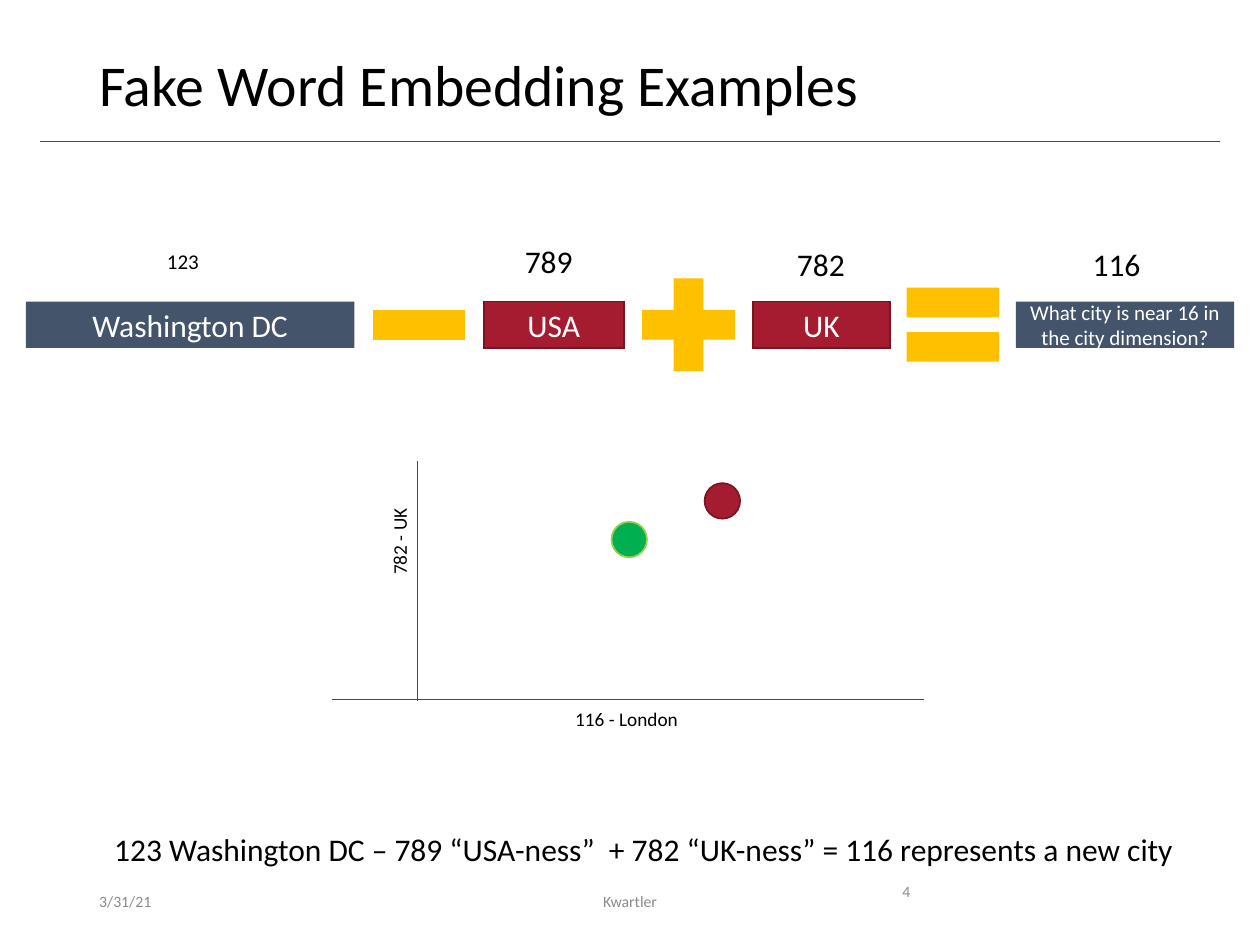
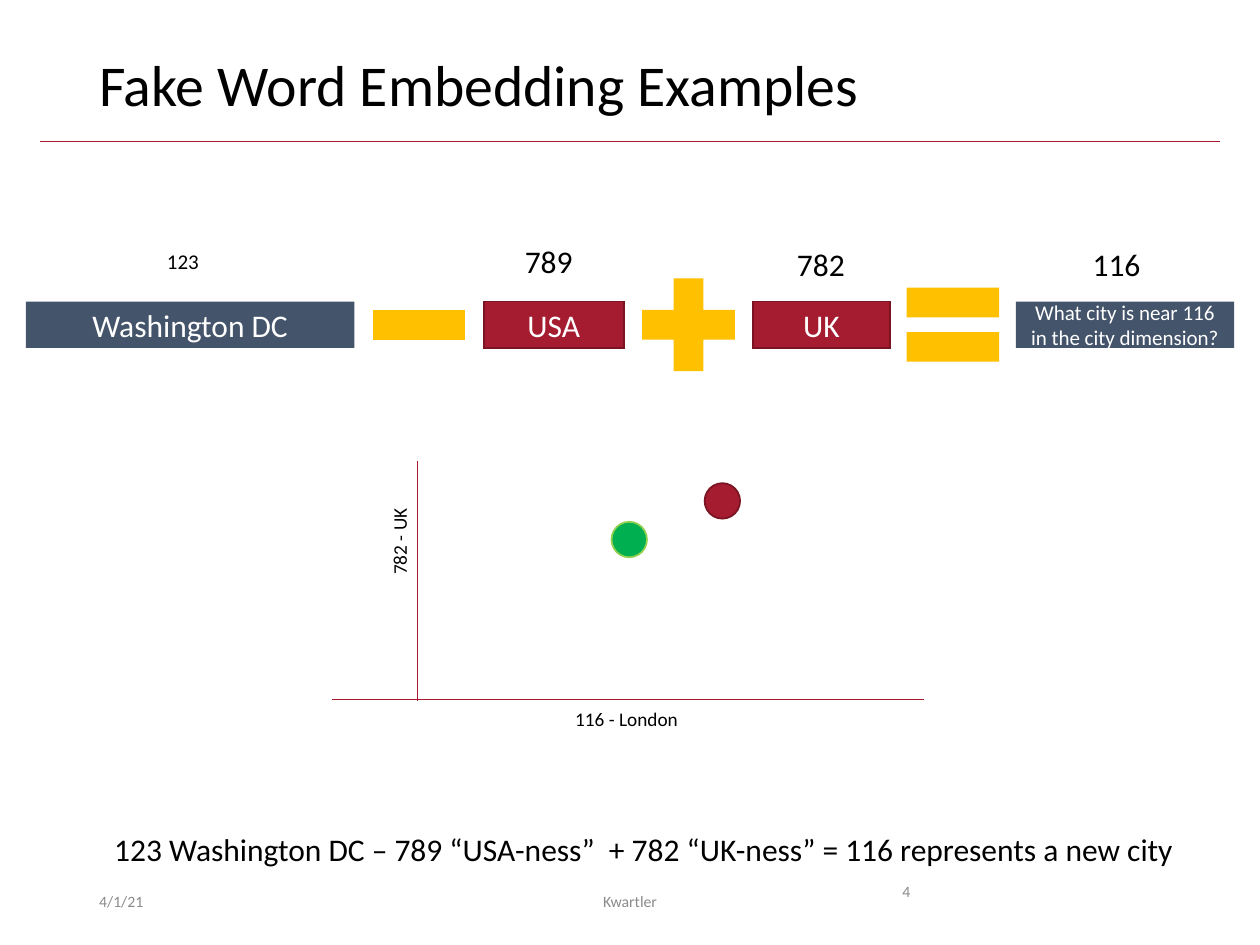
Before and after one commit to kwartler/Harvard_NLP_Student, a slide deck: slide 4 of lessons/I_DocumentClassification_PredictiveModeling/D_text2Vec_v2.pptx. Drawn at 1260x945 pixels with LibreOffice and Linux fonts; fonts in the diff are those of the drawing. Boxes give left, top, right and bottom in pixels: in the first picture for what was removed or moved away, otherwise in the second. Text is boxed around its words. In the diff, an @@ line names an element or a change of style, - is before the commit and + after.

```diff
--- a/lessons/I_DocumentClassification_PredictiveModeling/D_text2Vec_v2.pptx
+++ b/lessons/I_DocumentClassification_PredictiveModeling/D_text2Vec_v2.pptx
@@ text in rectangle at [1031, 305, 1219, 352]: text changed @@
-What city is near 16 in the city dimension?
+What city is near 116 in the city dimension?
@@ text at [99, 896, 143, 908]: text changed @@
-3/31/21
+4/1/21
```
Also in this commit, not shown: 17 other slides changed, 9 other files.
